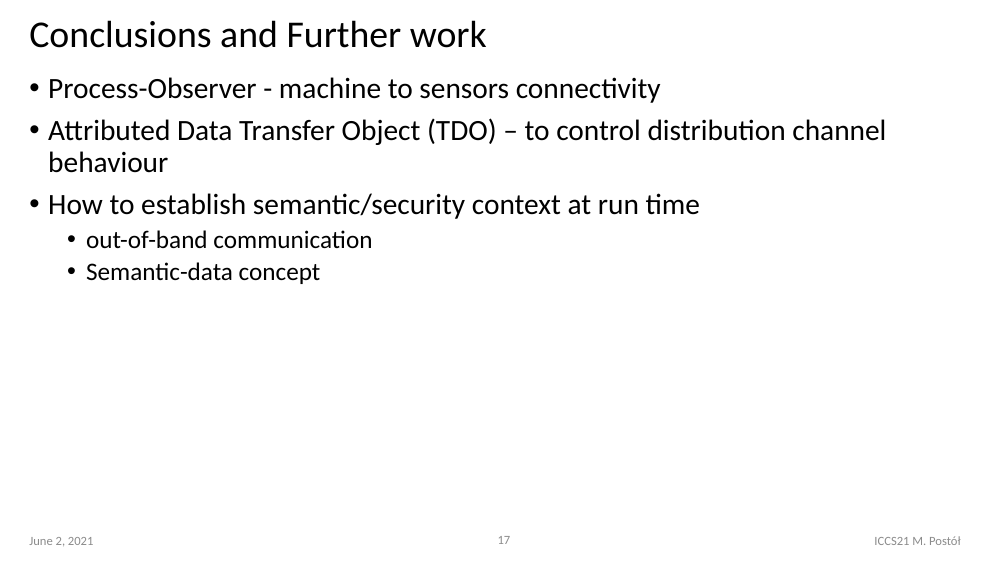
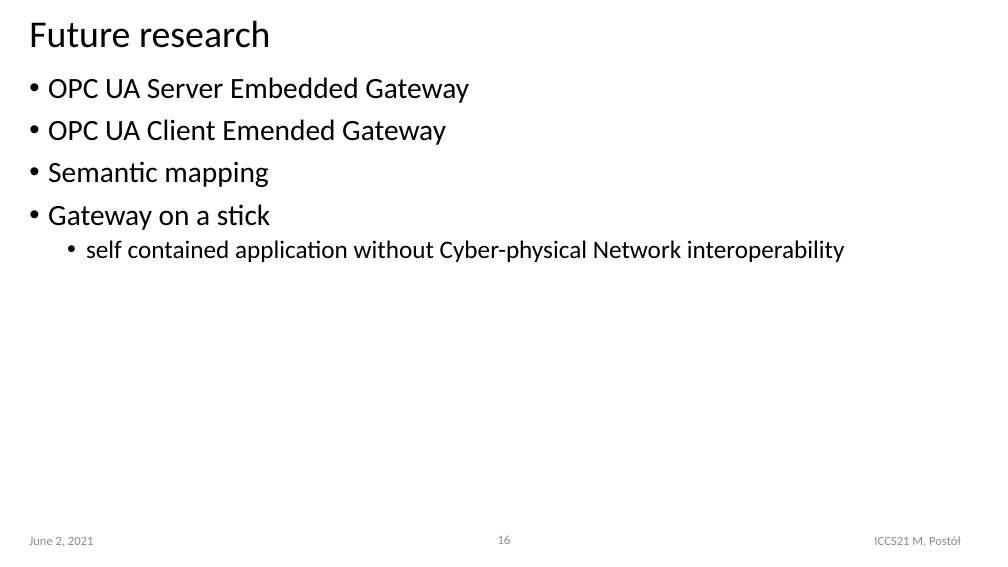
Before and after one commit to it-p-lodz-pl/OOI.Gateway2Azure.Aricle, a slide deck: slide 16 of ICCS21-Conference/OOI-CI-ICCS2021..pptx (slide 17 before the commit). Drawn at 1008x567 pixels with LibreOffice and Linux fonts; fonts in the diff are those of the drawing. Boxes give left, top, right and bottom in pixels: in the first picture for what was removed or moved away, otherwise in the second. Text is boxed around its words. In the diff, an @@ line names an element or a change of style, - is before the commit and + after.

```diff
--- a/ICCS21-Conference/OOI-CI-ICCS2021..pptx
+++ b/ICCS21-Conference/OOI-CI-ICCS2021..pptx
@@ title at box(29, 20, 271, 48): text changed @@
-Conclusions and Further work
+Future research
@@ text at box(48, 77, 845, 262): text changed @@
-• Process-Observer - machine to sensors connectivity
-• Attributed Data Transfer Object (TDO) – to control distribution channel behaviour
-• How to establish semantic/security context at run time
-  • out-of-band communication
-  • Semantic-data concept
+• OPC UA Server Embedded Gateway
+• OPC UA Client Emended Gateway
+• Semantic mapping
+• Gateway on a stick
+  • self contained application without Cyber-physical Network interoperability
@@ page number at box(498, 535, 511, 544): text changed @@
-17
+16
```
Also in this commit, not shown: 7 other slides changed, 1 slide removed, 2 other files.
